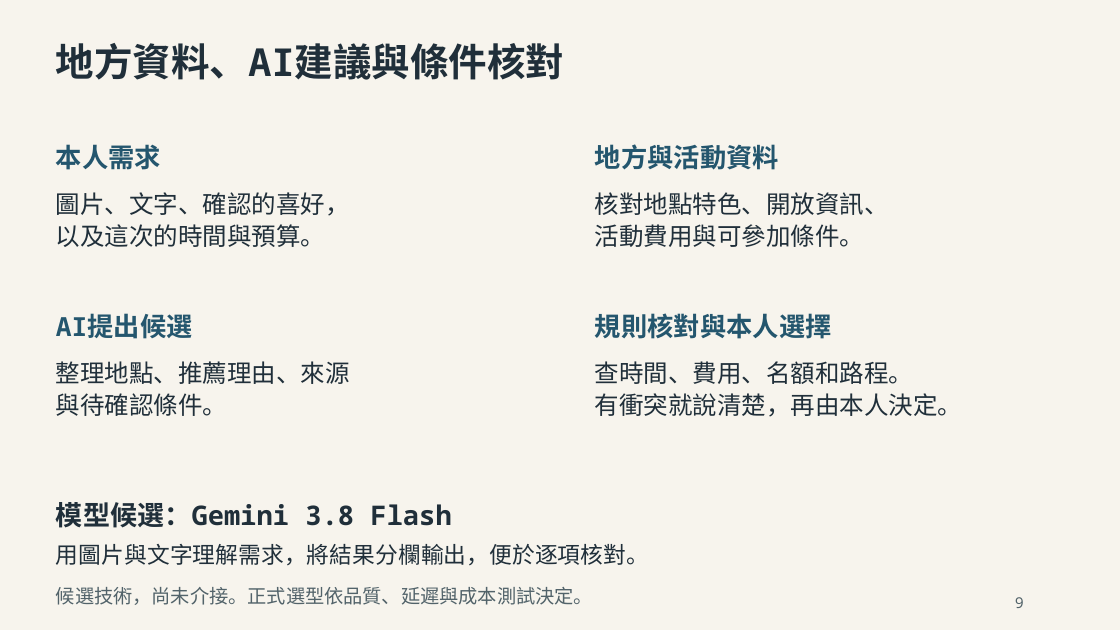
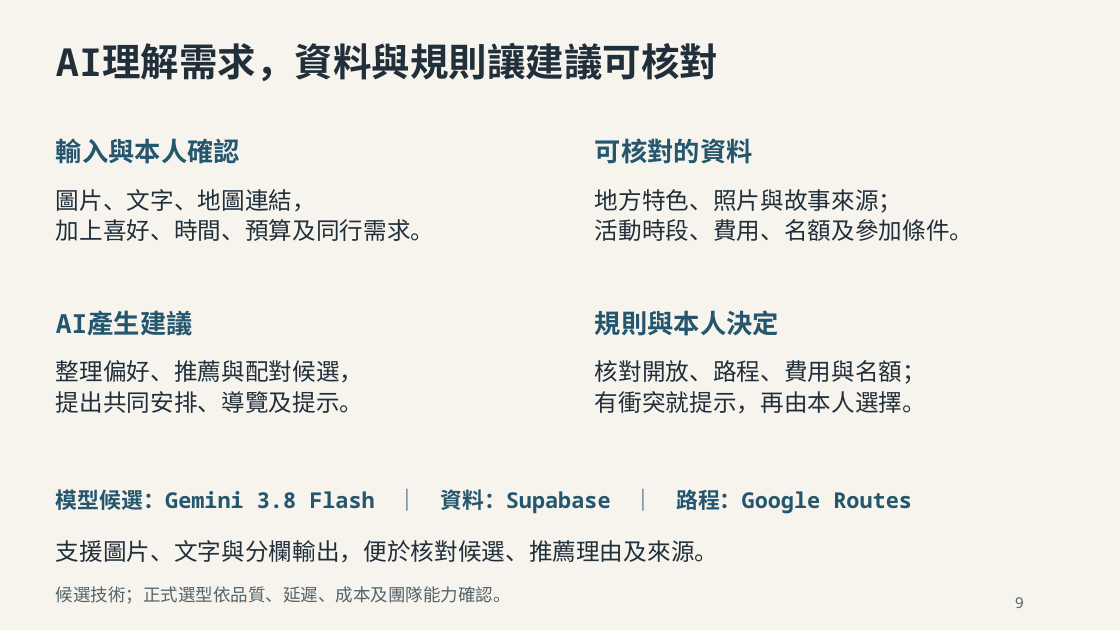
Before and after one commit to e40125/yoxi-meeting-review, a slide deck: slide 10 of downloads/proposal/yoxi-proposal.pptx. Drawn at 1120x630 pixels with LibreOffice and Linux fonts; fonts in the diff are those of the drawing. Boxes give left, top, right and bottom in pixels: in the first picture for what was removed or moved away, otherwise in the second. Text is boxed around its words. In the diff, an @@ line names an element or a change of style, - is before the commit and + after.

```diff
--- a/downloads/proposal/yoxi-proposal.pptx
+++ b/downloads/proposal/yoxi-proposal.pptx
@@ text at (56, 43, 718, 81): text changed @@
-地方資料、AI建議與條件核對
+AI理解需求，資料與規則讓建議可核對
@@ text at (56, 138, 240, 164): text changed @@
-本人需求
+輸入與本人確認
@@ text at (595, 138, 753, 164): text changed @@
-地方與活動資料
+可核對的資料
@@ text at (56, 189, 316, 212): text changed; size 21 to 20.2 pt @@
-圖片、文字、確認的喜好，
+圖片、文字、地圖連結，
@@ text at (595, 189, 902, 213): text changed; size 21 to 20.2 pt @@
-核對地點特色、開放資訊、
+地方特色、照片與故事來源；
@@ text at (56, 219, 434, 241): text changed; size 21 to 20.2 pt @@
-以及這次的時間與預算。
+加上喜好、時間、預算及同行需求。
@@ text at (595, 219, 973, 241): text changed; size 21 to 20.2 pt @@
-活動費用與可參加條件。
+活動時段、費用、名額及參加條件。
@@ text at (56, 310, 193, 336): text changed @@
-AI提出候選
+AI產生建議
@@ text at (595, 310, 779, 336): text changed @@
-規則核對與本人選擇
+規則與本人決定
@@ text at (56, 360, 363, 383): text changed; size 21 to 20.2 pt @@
-整理地點、推薦理由、來源
+整理偏好、推薦與配對候選，
@@ text at (595, 360, 926, 384): text changed; size 21 to 20.2 pt @@
-查時間、費用、名額和路程。
+核對開放、路程、費用與名額；
@@ text at (56, 391, 363, 413): text changed; size 21 to 20.2 pt @@
-與待確認條件。
+提出共同安排、導覽及提示。
@@ text at (595, 391, 926, 414): text changed; size 21 to 20.2 pt @@
-有衝突就說清楚，再由本人決定。
+有衝突就提示，再由本人選擇。
@@ text at (56, 489, 912, 514): text changed; size 23.2 to 18.8 pt; text colour #202F3A to #24566E @@
-模型候選：Gemini 3.8 Flash
+模型候選：Gemini 3.8 Flash ｜ 資料：Supabase ｜ 路程：Google Routes
@@ text at (56, 540, 718, 563): text changed; size 19.5 to 20.2 pt @@
-用圖片與文字理解需求，將結果分欄輸出，便於逐項核對。
+支援圖片、文字與分欄輸出，便於核對候選、推薦理由及來源。
@@ text at (56, 586, 511, 604): text changed; size 16.5 to 15 pt @@
-候選技術，尚未介接。正式選型依品質、延遲與成本測試決定。
+候選技術；正式選型依品質、延遲、成本及團隊能力確認。
```
Also in this commit, not shown: 21 other slides changed, 5 slides added, 5 slides removed, 47 other files.
